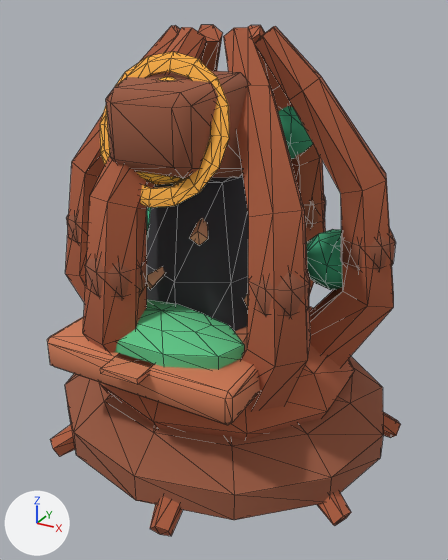
The glTF model game/assets/3d/cast/root_lurker.glb as it was, and as the next commit left it.
The view is the same before and after, from a camera (50 mm lens) standing at (2.07, -3.65, 3.31) and looking at (0.08, -0.02, 1.49). Lighting does not change. The marker at lower left points along +X, +Y and +Z. The older version comes first. Mesh edges are drawn as thin lines. Vertices at exactly the same position are counted once.

Before the edit, the objects in view are built like this:
```python
me_sphere = bpy.data.meshes.new('Sphere')
me_sphere.from_pydata(...)  # 1113 vertices, 2058 faces; spans x -1.36..1.36, y -1.28..1.28, z 0.0..3.2
me_sphere.materials.append(mat_colormap)  # picture img_colormap
# before: 1107 (0.19, -1.25, 1.33) at pixel (137, 384), 1108 (0.19, -1.25, 1.37) at pixel (137, 379), 1111 (-0.07, -1.26, 1.33) at pixel (100, 373), 1112 (-0.07, -1.26, 1.37) at pixel (100, 368)
ob_rootlurker = bpy.data.objects.new('RootLurker', me_sphere)
ob_rootlurker.location = (0.0, 0.0, 0.0)
```
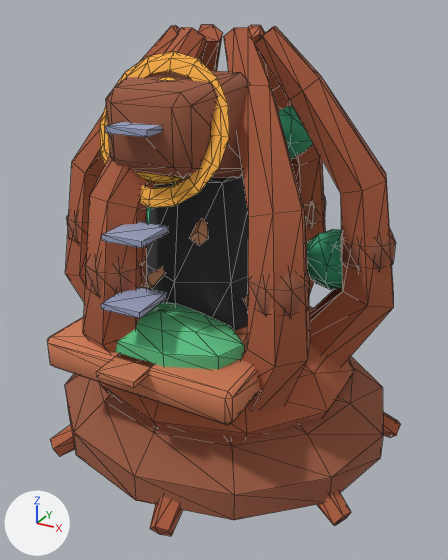
Patch to the scene script:
```diff
--- a/game/assets/3d/cast/root_lurker.glb.py
+++ b/game/assets/3d/cast/root_lurker.glb.py
@@ me_sphere @@
 # used by ob_rootlurker; location = (0.0, 0.0, 0.0)
 # verts and faces of me_sphere; kept vertices keep their numbers, new ones are numbered from 1113
-me_sphere.from_pydata(...)  # 1113 vertices, 2058 faces; spans x -1.36..1.36, y -1.28..1.28, z 0.0..3.2
+me_sphere.from_pydata(...)  # 1137 vertices, 2094 faces; spans x -1.36..1.36, y -1.3..1.28, z 0.0..3.2
+# me_sphere part 1: the loose piece of 8 vertices spanning x -0.08..0.19, y -1.26..-0.95, z 1.33..1.37 is copied, and the copy is moved by (0.0, 0.05, 0.4); it spans x -0.08..0.19, y -1.21..-0.91, z 1.73..1.77
+# me_sphere part 2: the loose piece of 8 vertices spanning x -0.08..0.19, y -1.26..-0.95, z 1.33..1.37 is copied, and the copy is scaled about its middle by (1, 0.932, 1), then moved by (0.0, 0.1, 0.79); it spans x -0.08..0.19, y -1.15..-0.86, z 2.13..2.16
+# me_sphere part 3: the loose piece of 8 vertices spanning x -0.08..0.19, y -1.26..-0.95, z 1.33..1.37 is copied, and the copy is scaled about its middle by (0.999, 0.74, 1), then moved by (0.0, 0.18, 1.36); it spans x -0.08..0.19, y -1.05..-0.81, z 2.7..2.73
+# me_sphere part 4
+for i in [1107, 1108, 1111, 1112]: verts[i] += (0.0, -0.04, 0.0)
 me_sphere.materials.append(mat_colormap)
```

Where the change shows, as pixel boxes [x1, y1, x2, y2] in the pictures (448 x 560 px; the box of a moved part takes in the faces that stretch with it):
part 1 of me_sphere, added (blue): after [101, 287, 167, 318]
part 2 of me_sphere, added (blue): after [102, 222, 168, 248]
part 3 of me_sphere, added (blue): after [105, 122, 162, 137]
part 4 of me_sphere, moved or reshaped: before [100, 354, 154, 385]; after [96, 354, 154, 388]
